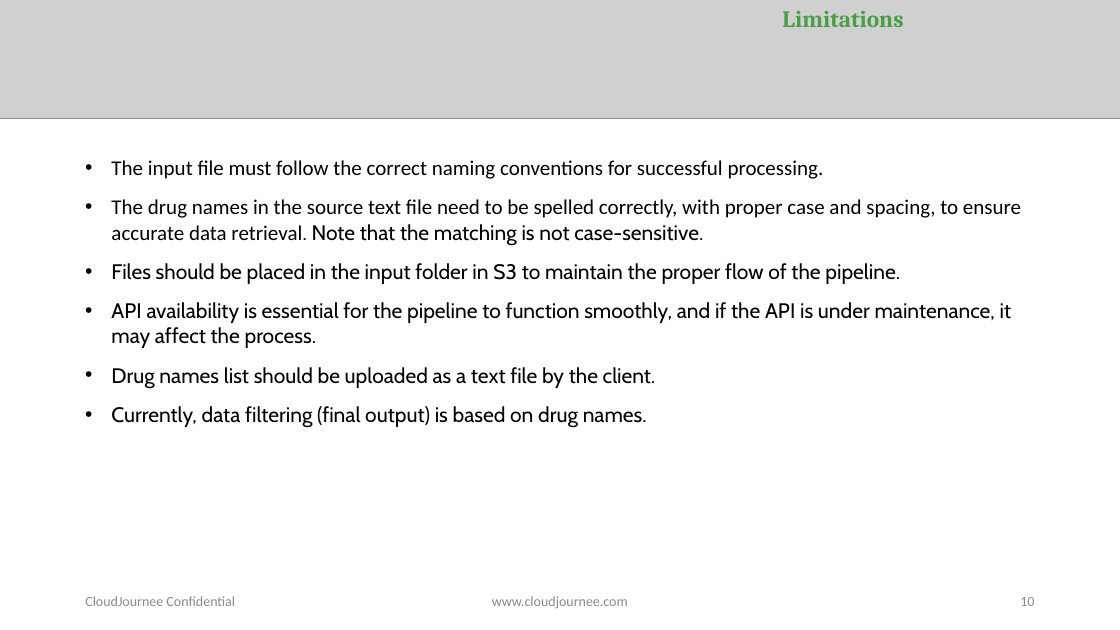
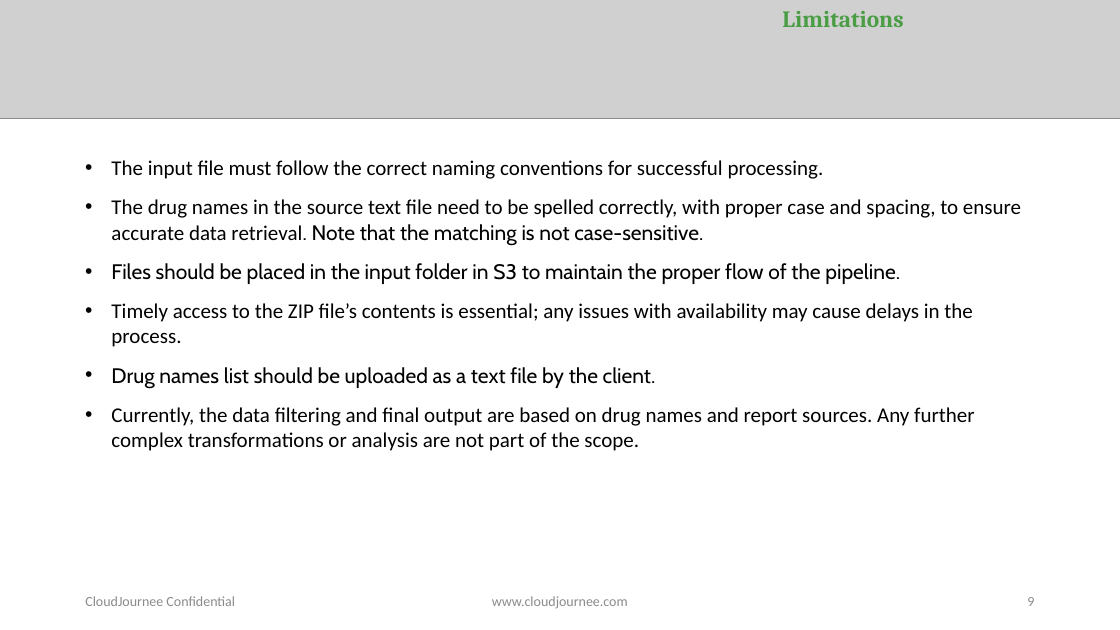
Before and after one commit to Ashwinyyy/cvp-2-dev, a slide deck: slide 9 of CVP_Project_Proposal/CVP_Project_Proposal-cvp-2.pptx (slide 10 before the commit). Drawn at 1120x630 pixels with LibreOffice and Linux fonts; fonts in the diff are those of the drawing; grey boxes stand for pictures. Boxes give left, top, right and bottom in pixels: in the first picture for what was removed or moved away, otherwise in the second. Text is boxed around its words. In the diff, an @@ line names an element or a change of style, - is before the commit and + after.

```diff
--- a/CVP_Project_Proposal/CVP_Project_Proposal-cvp-2.pptx
+++ b/CVP_Project_Proposal/CVP_Project_Proposal-cvp-2.pptx
@@ text at <box>111,303,972,347</box>: text changed; font Cabin to Calibri @@
-• API availability is essential for the pipeline to function smoothly, and if the API is under maintenance, it may affect the process.
+• Timely access to the ZIP file’s contents is essential; any issues with availability may cause delays in the process.
@@ text at <box>111,407,975,451</box>: text changed; font Cabin to Calibri @@
-• Currently, data filtering (final output) is based on drug names.
+• Currently, the data filtering and final output are based on drug names and report sources. Any further complex transformations or analysis are not part of the scope.
@@ page number at <box>1027,597,1034,606</box>: text changed @@
-10
+9
```
Also in this commit, not shown: 5 other slides changed, 1 slide removed, 20 other files.
